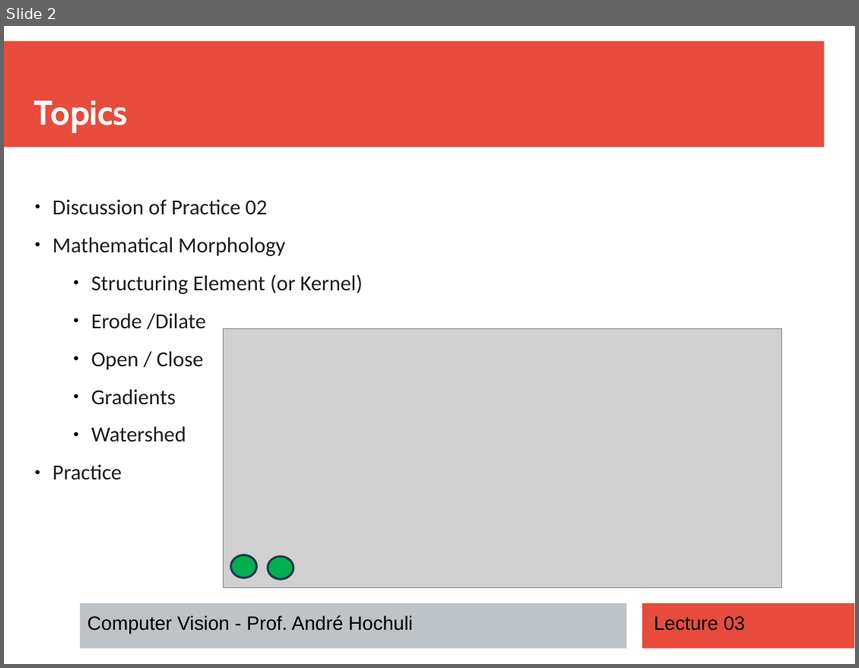
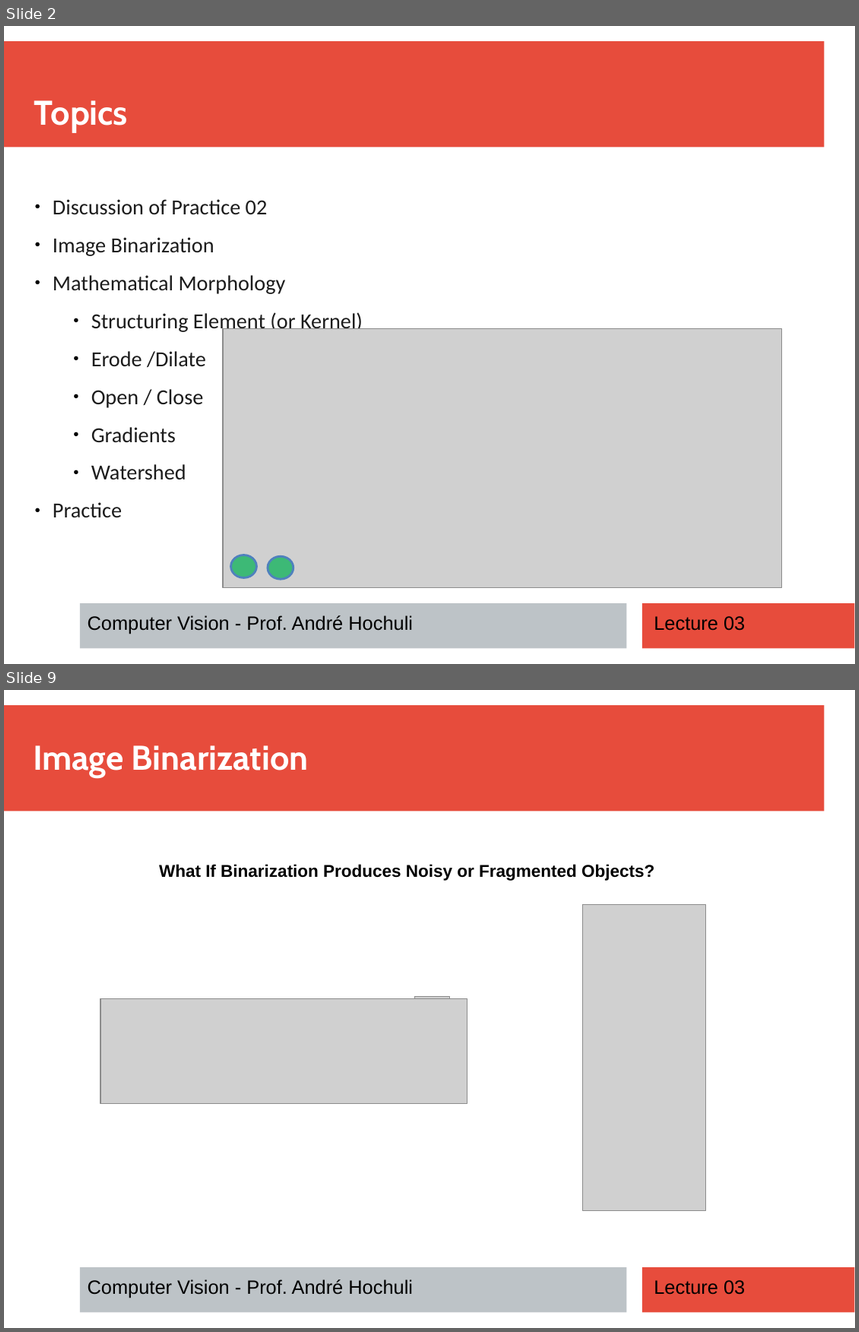
Before and after one commit to andrehochuli/teaching, a slide deck: ComputerVision/Lecture 03 - Morphology/Lecture 03 - Morphology.pptx. Shown one above the other, each under a label of ours: slide 2 before the commit, slides 2 and 9 after it; the slides between them are not shown. The pictures are 859x668 and 859x1332 pixels, drawn with LibreOffice and Linux fonts; fonts in the diff are those of the drawing; grey boxes stand for pictures. Boxes give left, top, right and bottom in pixels: in the first picture for what was removed or moved away, otherwise in the second. Text is boxed around its words. In the diff, an @@ line names an element or a change of style, - is before the commit and + after.

```diff
--- a/ComputerVision/Lecture 03 - Morphology/Lecture 03 - Morphology.pptx
+++ b/ComputerVision/Lecture 03 - Morphology/Lecture 03 - Morphology.pptx
@@ slide 9 added at <box>4,690,855,1328</box>, background #FFFFFF; not listed: 3 template elements that a slide beside it also shows @@
@@ text added at <box>33,745,309,778</box>, 32 pt, text #FFFFFF, bold @@
+Image Binarization
@@ text added at <box>159,864,655,881</box>, 16 pt, text #000000, bold @@
+What If Binarization Produces Noisy or Fragmented Objects?
@@ picture added at <box>583,905,706,1211</box> @@
@@ picture added at <box>101,999,468,1104</box> @@
@@ picture added at <box>416,996,450,1023</box> @@
@@ text added at <box>88,1280,413,1299</box>, 18 pt, text #000000 @@
+Computer Vision - Prof. André Hochuli
@@ text added at <box>654,1281,745,1295</box>, 18 pt, text #000000 @@
+Lecture 03
@@ slide 2 changed as well @@
@@ text at <box>53,237,215,256</box>: paragraph added @@
+● Image Binarization
@@ ellipse at <box>231,556,256,579</box>: fill #00B050 to #00B050 at 70% opacity; outline #233953 2 pt to #4F81BD 2.01 pt @@
@@ ellipse at <box>268,556,294,579</box>: fill #00B050 to #00B050 at 70% opacity; outline #233953 2 pt to #4F81BD 2.01 pt @@
```
Also in this commit, not shown: 4 other slides changed, 6 other slides added, 2 other files.
